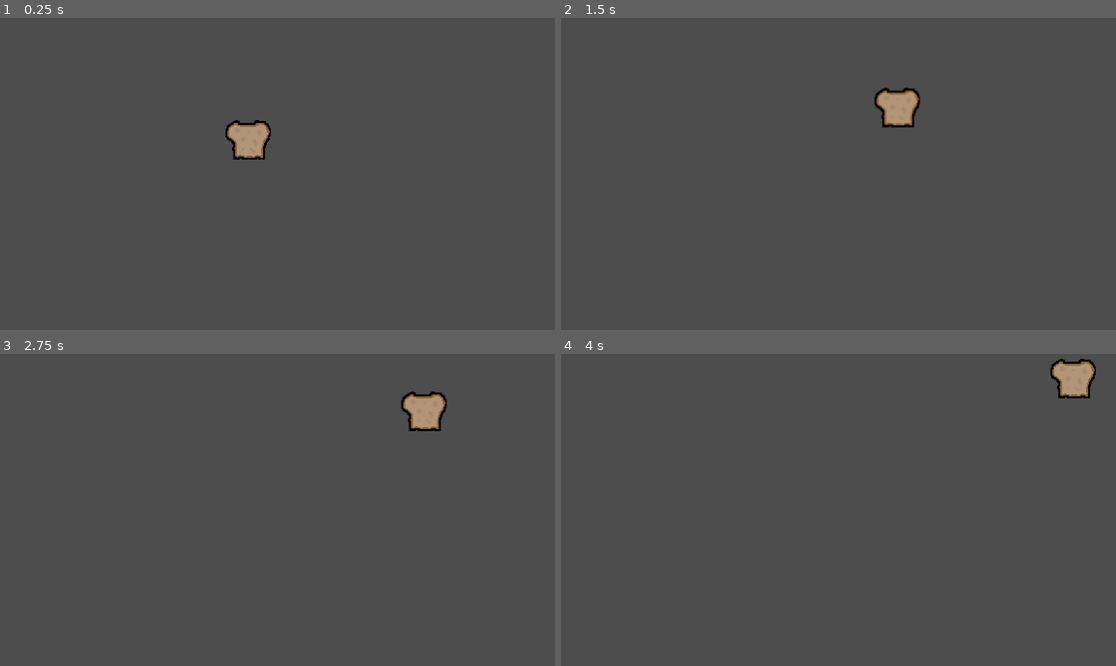
Above: before the commit, frames 1-4 (two rows, left to right).
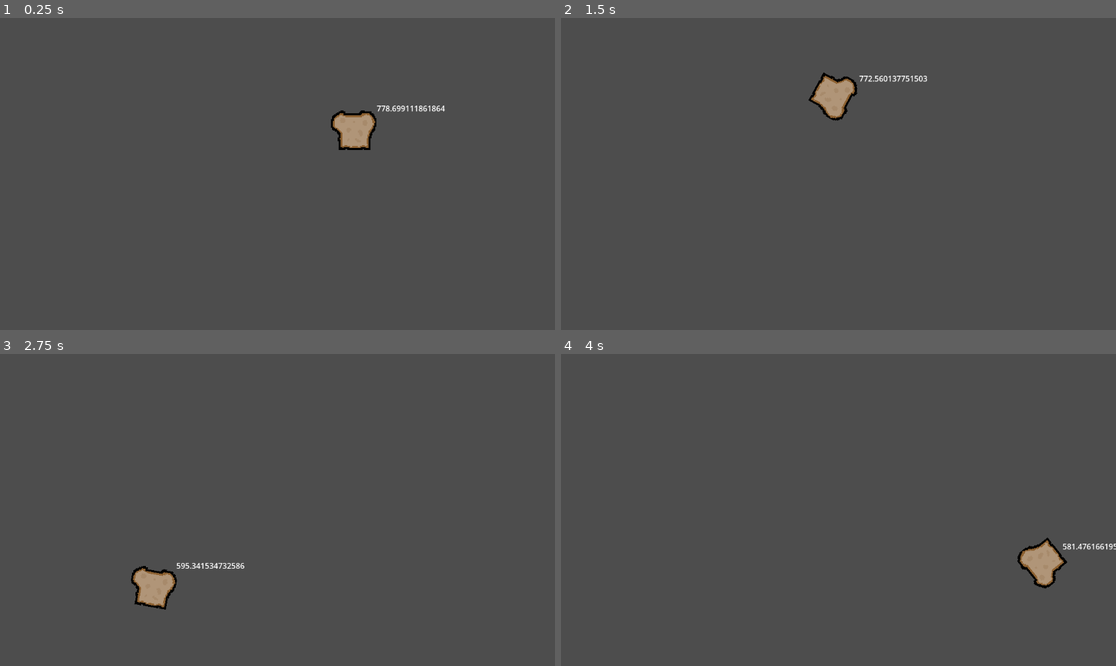
Above: after the commit, the same moments.

Repository: Venorrak/toast
Game: Godot game, scene res://Scenes/Scenes/world.tscn
Same seed, same stepped clock (60 frames per second), same inputs: the game is played once before the commit and once after it.
Inputs:
- Up to frame 1 (0.25 s): no input
- Up to frame 2 (1.5 s): no input
- Up to frame 3 (2.75 s): no input
- Up to frame 4 (4 s): no input

The runs differ from the first frame. In frame 1, 1.8% of the frame differs, in the area x 40-81%, y 28-46%; in frame 2, 1.8%; in frame 3, 1.8%, in the area x 23-81%, y 12-82%; in frame 4, 1.8%.

Commit message:
fied boucing

Diff:
--- a/Code/Scripts/test_bounce.gd
+++ b/Code/Scripts/test_bounce.gd
@@ -1,5 +1,5 @@
 extends RigidBody2D
-
+@onready var speedLabel : Label = $Label
 
 # Called when the node enters the scene tree for the first time.
 func _ready() -> void:
@@ -10,8 +10,12 @@
 	if randf_range(-1, 1) < 0:
 		v_y = v_y * -1
 	linear_velocity = Vector2(v_x, v_y)
+	linear_velocity *= 5
 
 
 # Called every frame. 'delta' is the elapsed time since the previous frame.
 func _process(delta: float) -> void:
+	var speed : float = sqrt((linear_velocity.x * linear_velocity.x) + (linear_velocity.y * linear_velocity.y))
+	speedLabel.text = str(speed)
+	speedLabel.rotation = -rotation
 	pass
--- a/Scenes/Scenes/world.tscn
+++ b/Scenes/Scenes/world.tscn
@@ -4,14 +4,13 @@
 [ext_resource type="Script" path="res://Code/Scripts/test_bounce.gd" id="1_kt6q2"]
 [ext_resource type="Shader" path="res://Code/Shaders/pixelated.gdshader" id="2_8ru73"]
 
-[sub_resource type="PhysicsMaterial" id="PhysicsMaterial_yx2kc"]
-friction = 0.5
-rough = true
-bounce = 0.69
+[sub_resource type="PhysicsMaterial" id="PhysicsMaterial_utmbd"]
+friction = 0.0
+bounce = 1.0
 
 [sub_resource type="ShaderMaterial" id="ShaderMaterial_d8xs1"]
 shader = ExtResource("2_8ru73")
-shader_parameter/quantize_size = 2.0
+shader_parameter/quantize_size = 3.0
 shader_parameter/handle_scale = true
 shader_parameter/handle_subpixels = false
 
@@ -30,23 +29,30 @@
 [node name="World" type="Node2D"]
 
 [node name="RigidBody2D" type="RigidBody2D" parent="."]
+position = Vector2(565, 289)
 mass = 0.001
-physics_material_override = SubResource("PhysicsMaterial_yx2kc")
+physics_material_override = SubResource("PhysicsMaterial_utmbd")
 gravity_scale = 0.0
-linear_velocity = Vector2(100, 200)
 linear_damp_mode = 1
 angular_damp_mode = 1
 script = ExtResource("1_kt6q2")
 
-[node name="CollisionPolygon2D" type="CollisionPolygon2D" parent="RigidBody2D"]
-polygon = PackedVector2Array(434, 243, 454, 225, 464, 231, 492, 231, 496, 225, 518, 227, 528, 241, 528, 259, 516, 283, 516, 307, 450, 307, 450, 275, 434, 261)
-
 [node name="Icon" type="Sprite2D" parent="RigidBody2D"]
-position = Vector2(482, 259)
 scale = Vector2(2, 2)
 texture = ExtResource("1_1l4dl")
 
+[node name="CollisionPolygon2D" type="CollisionPolygon2D" parent="RigidBody2D"]
+polygon = PackedVector2Array(-18, -28, 10, -28, 35, -32, 46, -18, 46, 0, 34, 24, 34, 48, -32, 48, -32, 16, -48, 2, -48, -16, -28, -34)
+
+[node name="Label" type="Label" parent="RigidBody2D"]
+offset_left = 47.0
+offset_top = -50.0
+offset_right = 160.0
+offset_bottom = -27.0
+pivot_offset = Vector2(-47, 50)
+
 [node name="ColorRect" type="ColorRect" parent="."]
+visible = false
 material = SubResource("ShaderMaterial_d8xs1")
 offset_left = 1.0
 offset_top = 1.0
